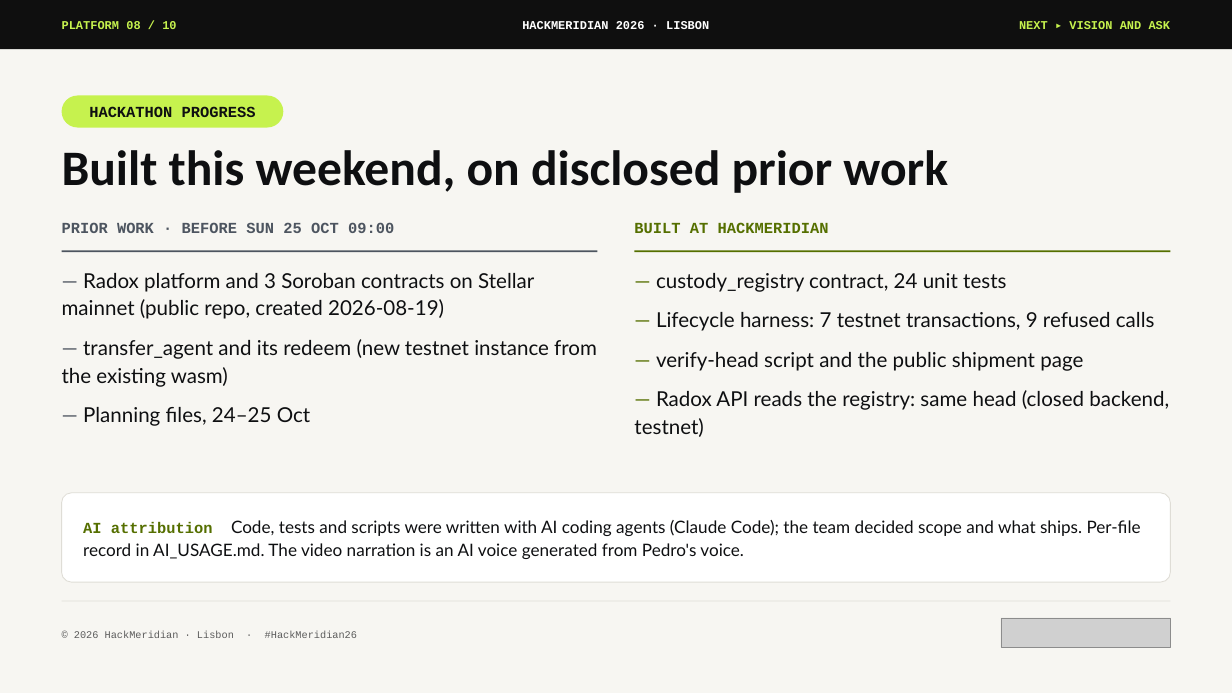
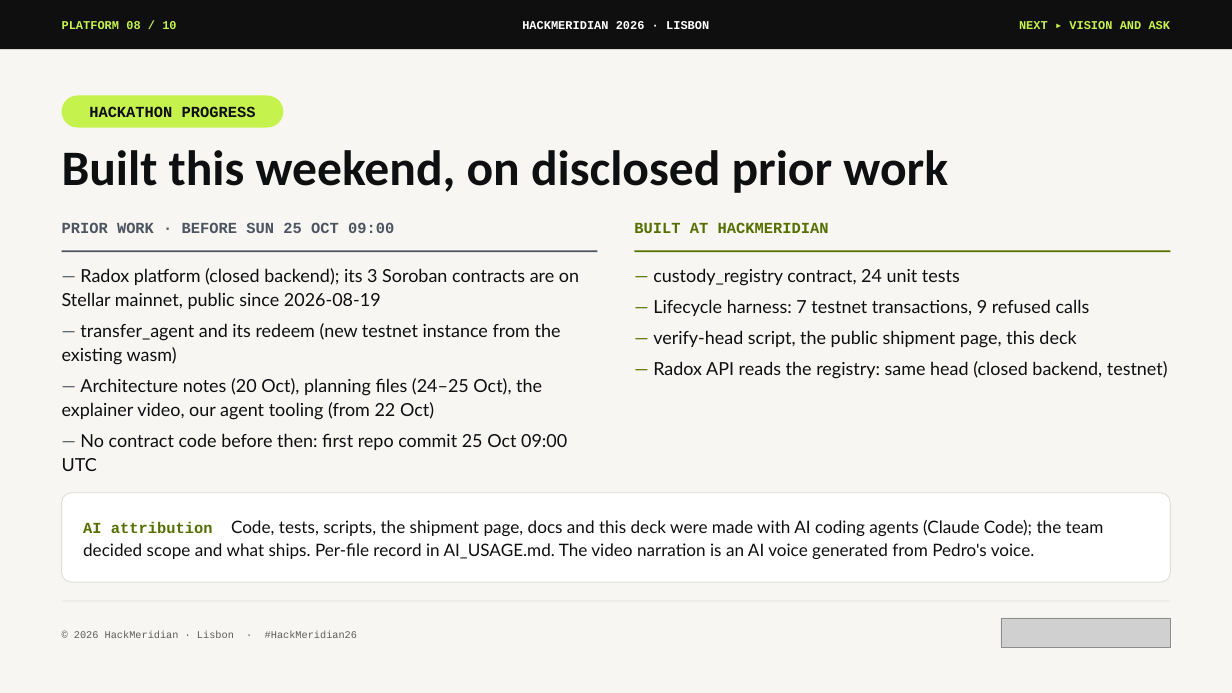
Before and after one commit to pwsaragossy/hackmeridian-cos, a slide deck: slide 8 of projects/hackmeridian-rail/deck/radox-custody-rail.pptx. Drawn at 1232x693 pixels with LibreOffice and Linux fonts; fonts in the diff are those of the drawing; grey boxes stand for pictures. Boxes give left, top, right and bottom in pixels: in the first picture for what was removed or moved away, otherwise in the second. Text is boxed around its words. In the diff, an @@ line names an element or a change of style, - is before the commit and + after.

```diff
--- a/projects/hackmeridian-rail/deck/radox-custody-rail.pptx
+++ b/projects/hackmeridian-rail/deck/radox-custody-rail.pptx
@@ text at (x1=62, y1=268, x2=579, y2=309): text changed; size 24 to 21 pt @@
-— Radox platform and 3 Soroban contracts on Stellar mainnet (public repo, created 2026-08-19)
+— Radox platform (closed backend); its 3 Soroban contracts are on Stellar mainnet, public since 2026-08-19
@@ text at (x1=653, y1=268, x2=1168, y2=379): size 24 to 21 pt in "— custody_registry contract, 24 unit tests", "— Lifecycle harness: 7 testnet transactions, 9 ...", "— Radox API reads the registry: same ..."; less space between paragraphs @@
@@ text at (x1=62, y1=323, x2=561, y2=365): size 24 to 21 pt in "— transfer_agent and its redeem (new testnet ..."; less space between paragraphs @@
@@ text at (x1=653, y1=330, x2=1076, y2=348): text changed; size 24 to 21 pt @@
-— verify-head script and the public shipment page
+— verify-head script, the public shipment page, this deck
@@ text at (x1=62, y1=378, x2=567, y2=471): text changed; size 24 to 21 pt @@
-— Planning files, 24–25 Oct
+— Architecture notes (20 Oct), planning files (24–25 Oct), the explainer video, our agent tooling (from 22 Oct)
+— No contract code before then: first repo commit 25 Oct 09:00 UTC
@@ text at (x1=83, y1=520, x2=1104, y2=559): text changed @@
-AI attribution Code, tests and scripts were written with AI coding agents (Claude Code); the team decided scope and what ships. Per-file record in AI_USAGE.md. The video narration is an AI voice generated from Pedro's voice.
+AI attribution Code, tests, scripts, the shipment page, docs and this deck were made with AI coding agents (Claude Code); the team decided scope and what ships. Per-file record in AI_USAGE.md. The video narration is an AI voice generated from Pedro's voice.
```
Also in this commit, not shown: 3 other slides changed, 3 other files.
